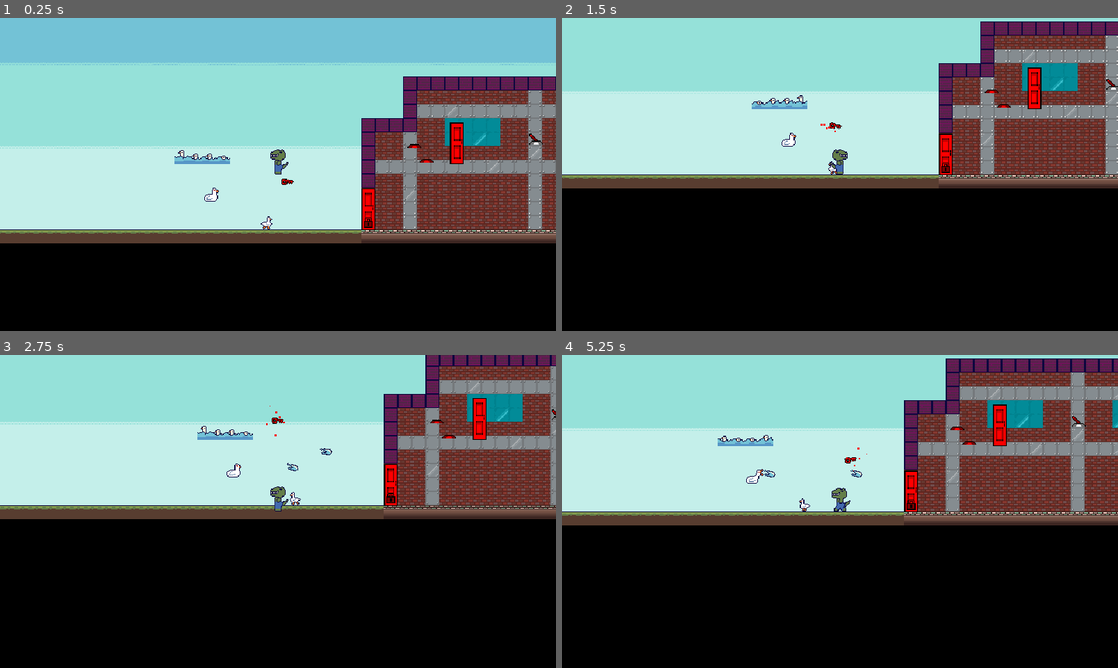
Above: before the commit, frames 1-4 (two rows, left to right).
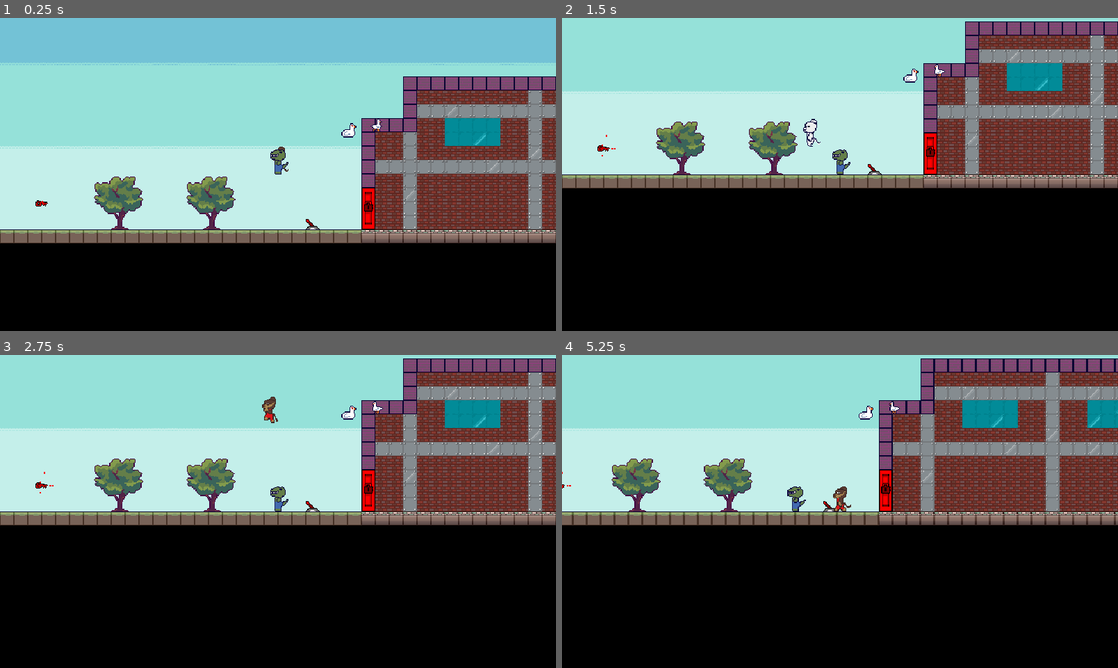
Above: after the commit, the same moments.

Repository: ColeWarden/trex_project
Game: Godot game, scene res://scenes/World.tscn
The game is run twice, just before and just after one commit, with the same random seed, the same clock (stepped at 60 frames per second) and the same inputs.
Inputs (mouse positions are in pixels of both pictures, inside the frame that each line leads up to):
- Up to frame 1 (0.25 s): no input
- Up to frame 2 (1.5 s): tap B at 0.5, 1.25 s; move the mouse to (962, 158) at 0.52 s; hold A (a) 0.53-1.28 s; tap D (d) at 0.8, 1.35 s; move the mouse to (728, 190) at 1.27 s
- Up to frame 3 (2.75 s): tap Space (space) at 1.55 s; tap B at 2 s; move the mouse to (333, 442) at 2.02 s; hold Space (space) from 2.03 s (still down); tap A (a) at 2.3 s
- Up to frame 4 (5.25 s): tap B at 2.75, 3.5, 4.25 s; move the mouse to (812, 574) at 2.77 s; release Space (space) at 2.78 s; tap A (a) at 2.85, 4.55 s; tap D (d) at 3.05 s; move the mouse to (1006, 558) at 3.52 s; hold D (d) 3.53-4.28 s; tap Space (space) at 3.8, 4.35 s; move the mouse to (673, 464) at 4.27 s; move the mouse to (867, 511) at 5.02 s; hold A (a) from 5.03 s (still down)

The runs differ from the first frame. In frame 1, 8.2% of the frame differs, in the area x 0-100%, y 18-72%; in frame 2, 15%; in frame 3, 22%, in the area x 0-100%, y 0-55%; in frame 4, 18%.

Commit message:
added player death and respawn
added checkpoints

Diff:
--- a/project.godot
+++ b/project.godot
@@ -9,6 +9,11 @@
 config_version=4
 
 _global_script_classes=[ {
+"base": "Node2D",
+"class": "Checkpoint",
+"language": "GDScript",
+"path": "res://scenes/interactables/Checkpoint.gd"
+}, {
 "base": "InputInteractable",
 "class": "Door",
 "language": "GDScript",
@@ -65,6 +70,7 @@
 "path": "res://scenes/interactables/target/target.gd"
 } ]
 _global_script_class_icons={
+"Checkpoint": "",
 "Door": "",
 "FloorButton": "",
 "InputInteractable": "",
--- /dev/null
+++ b/scenes/Camera2D.gd
@@ -0,0 +1,32 @@
+extends Camera2D
+
+var players: Array = []
+onready var hurtAreas: Array = [$HurtArea, $HurtArea2, $HurtArea3, $HurtArea4]
+
+
+
+func _ready() -> void:
+	set_hurt_boundaries_active(false)
+
+
+func set_hurt_boundaries_active(value: bool)-> void:
+	for hurtArea in hurtAreas:
+		hurtArea.monitorable = value
+
+
+func get_group_nodes(group: String)-> Array:
+	return get_tree().get_nodes_in_group(group)
+
+
+func _process(delta: float) -> void:
+	if players.empty():
+		players = get_group_nodes("player")
+		return
+
+	var to_pos: Vector2 = Vector2.ZERO
+	for player in players:
+		var player_pos: Vector2 = player.global_position
+		if to_pos.x < player_pos.x:
+			to_pos = player_pos
+
+	global_position = to_pos
--- a/scenes/World.tscn
+++ b/scenes/World.tscn
@@ -7,16 +7,14 @@
 [ext_resource path="res://resources/tiles/dirt.png" type="Texture" id=5]
 [ext_resource path="res://resources/tiles/grass.png" type="Texture" id=6]
 [ext_resource path="res://scenes/interactables/lever/Lever.tscn" type="PackedScene" id=7]
-[ext_resource path="res://scenes/interactables/door/Door.tscn" type="PackedScene" id=8]
+[ext_resource path="res://scenes/interactables/Checkpoint.tscn" type="PackedScene" id=8]
 [ext_resource path="res://scenes/CollisionMap.gd" type="Script" id=9]
-[ext_resource path="res://scenes/platform.gd" type="Script" id=10]
-[ext_resource path="res://scenes/interactables/button/Button.tscn" type="PackedScene" id=11]
+[ext_resource path="res://scenes/Camera2D.gd" type="Script" id=10]
+[ext_resource path="res://scenes/areas/HurtArea.tscn" type="PackedScene" id=11]
 [ext_resource path="res://scenes/interactables/key/Key.tscn" type="PackedScene" id=12]
 [ext_resource path="res://scenes/interactables/locked_door/LockedDoor.tscn" type="PackedScene" id=13]
 [ext_resource path="res://resources/tiles/sheet0.png" type="Texture" id=14]
-[ext_resource path="res://resources/enviroment/clouds.png" type="Texture" id=15]
 [ext_resource path="res://resources/tiles/sky.png" type="Texture" id=16]
-[ext_resource path="res://scenes/enemy/tile_goose/TileGoose.tscn" type="PackedScene" id=17]
 [ext_resource path="res://resources/interactables/door/door1.png" type="Texture" id=18]
 [ext_resource path="res://scenes/enemy/walking_goose/WalkingGoose.tscn" type="PackedScene" id=19]
 [ext_resource path="res://scenes/enemy/projectile_goose/ProjectileGoose.tscn" type="PackedScene" id=20]
@@ -176,9 +174,66 @@
 0/z_index = 0
 
 [sub_resource type="RectangleShape2D" id=10]
-extents = Vector2( 26.5, 3 )
+extents = Vector2( 323.5, 10 )
+
+[sub_resource type="Animation" id=12]
+length = 0.001
+tracks/0/type = "value"
+tracks/0/path = NodePath("CanvasLayer/Retry:color")
+tracks/0/interp = 1
+tracks/0/loop_wrap = true
+tracks/0/imported = false
+tracks/0/enabled = true
+tracks/0/keys = {
+"times": PoolRealArray( 0 ),
+"transitions": PoolRealArray( 1 ),
+"update": 0,
+"values": [ Color( 0.180392, 0.176471, 0.235294, 0 ) ]
+}
+tracks/1/type = "value"
+tracks/1/path = NodePath("CanvasLayer/Retry/HBoxContainer/Label:percent_visible")
+tracks/1/interp = 1
+tracks/1/loop_wrap = true
+tracks/1/imported = false
+tracks/1/enabled = true
+tracks/1/keys = {
+"times": PoolRealArray( 0 ),
+"transitions": PoolRealArray( 1 ),
+"update": 0,
+"values": [ 0.0 ]
+}
+
+[sub_resource type="Animation" id=11]
+resource_name = "retry"
+length = 5.0
+step = 0.5
+tracks/0/type = "value"
+tracks/0/path = NodePath("CanvasLayer/Retry:color")
+tracks/0/interp = 1
+tracks/0/loop_wrap = true
+tracks/0/imported = false
+tracks/0/enabled = true
+tracks/0/keys = {
+"times": PoolRealArray( 0, 1.5, 2 ),
+"transitions": PoolRealArray( 1, 1, 1 ),
+"update": 0,
+"values": [ Color( 0.180392, 0.176471, 0.235294, 0 ), Color( 0.180392, 0.176471, 0.235294, 0 ), Color( 0.0392157, 0.027451, 0.239216, 0.564706 ) ]
+}
+tracks/1/type = "value"
+tracks/1/path = NodePath("CanvasLayer/Retry/HBoxContainer/Label:percent_visible")
+tracks/1/interp = 1
+tracks/1/loop_wrap = true
+tracks/1/imported = false
+tracks/1/enabled = true
+tracks/1/keys = {
+"times": PoolRealArray( 0, 2, 3 ),
+"transitions": PoolRealArray( 1, 1, 1 ),
+"update": 0,
+"values": [ 0.0, 0.0, 1.0 ]
+}
 
 [node name="World" type="Node2D" groups=["world"]]
+pause_mode = 2
 script = ExtResource( 1 )
 
 [node name="DecorMap" type="TileMap" parent="."]
@@ -190,84 +245,50 @@
 tile_data = PoolIntArray( -3473408, 6, 1, -3473407, 6, 1, -3473406, 6, 1, -3473405, 6, 1, -3473404, 6, 1, -3473403, 6,  …(139285 unchanged characters)…
 
 [node name="CollisionMap" type="TileMap" parent="." groups=["collisionMap"]]
-visible = false
 modulate = Color( 1, 1, 1, 0.192157 )
 tile_set = SubResource( 7 )
 cell_size = Vector2( 16, 16 )
 collision_mask = 0
 format = 1
-tile_data = PoolIntArray( 0, 1, 0, 1, 1, 0, 2, 1, 0, 3, 1, 0 …(2516 unchanged characters)… 1, 0, 4, 589885, 0, 4, 589903, 0, 4, 655382, 0, 0, 655385, 0, 0, 655418, 0, 4, 655419, 0, 4, 655421, 0, 4, 6 …(1252 unchanged characters)…
+tile_data = PoolIntArray( 0, 1, 0, 1, 1, 0, 2, 1, 0, 3, 1, 0 …(2516 unchanged characters)… 1, 0, 4, 589885, 0, 4, 589903, 0, 4, 655418, 0, 4, 655419, 0, 4, 655421, 0, 4, 6 …(1252 unchanged characters)…
 script = ExtResource( 9 )
 
 [node name="YSort" type="YSort" parent="."]
+pause_mode = 1
 
 [node name="Lever" parent="YSort" instance=ExtResource( 7 )]
-position = Vector2( 697, 78 )
+position = Vector2( 440, 176 )
 color_mode = 0
 output_key = "apple"
 
-[node name="Button" parent="YSort" instance=ExtResource( 11 )]
-position = Vector2( 557, 82 )
-color_mode = 0
-output_key = "door0"
-
-[node name="Button2" parent="YSort" instance=ExtResource( 11 )]
-position = Vector2( 571, 99 )
-color_mode = 0
-output_key = "door0"
-
-[node name="Node2D" type="Node2D" parent="YSort"]
-visible = false
-position = Vector2( 131, -17 )
-script = ExtResource( 10 )
-
-[node name="KinematicBody2D" type="KinematicBody2D" parent="YSort/Node2D"]
-collision_mask = 0
-
-[node name="CollisionShape2D" type="CollisionShape2D" parent="YSort/Node2D/KinematicBody2D"]
-shape = SubResource( 10 )
-
 [node name="Key" parent="YSort" instance=ExtResource( 12 )]
-position = Vector2( 411, 129 )
+position = Vector2( 128, 154 )
 output_key = "apple"
 
 [node name="LockedDoor" parent="YSort" instance=ExtResource( 13 )]
-position = Vector2( 504, 168 )
+position = Vector2( 504, 149 )
 input_key = "apple"
 door_tiles = PoolVector2Array( 31, 10, 31, 9, 31, 8 )
 
 [node name="Sprite" parent="YSort/LockedDoor" index="0"]
-position = Vector2( 0, -15 )
+position = Vector2( 0, 3 )
 texture = ExtResource( 18 )
 
-[node name="TileGoose" parent="YSort" instance=ExtResource( 17 )]
-position = Vector2( 321, 101 )
-
-[node name="TileGoose2" parent="YSort" instance=ExtResource( 17 )]
-position = Vector2( 305, 101 )
-
-[node name="TileGoose3" parent="YSort" instance=ExtResource( 17 )]
-position = Vector2( 289, 101 )
-
-[node name="TileGoose4" parent="YSort" instance=ExtResource( 17 )]
-position = Vector2( 337, 101 )
-
-[node name="Door" parent="YSort" instance=ExtResource( 8 )]
-position = Vector2( 606, 96 )
-input_key = "door0"
-door_tiles = PoolVector2Array( 31, 10, 31, 9, 31, 8 )
-
-[node name="Sprite" parent="YSort/Door" index="0"]
-modulate = Color( 1, 0, 0, 1 )
-position = Vector2( 0, -19 )
-texture = ExtResource( 18 )
-
 [node name="WalkingGoose" parent="YSort" instance=ExtResource( 19 )]
-position = Vector2( 381, 176 )
+position = Vector2( 506, 64 )
 speed = 100.0
 
 [node name="ProjectileGoose" parent="YSort" instance=ExtResource( 20 )]
-position = Vector2( 324, 145 )
+position = Vector2( 482, 71 )
+
+[node name="Checkpoint" parent="YSort" instance=ExtResource( 8 )]
+position = Vector2( 217, 176 )
+
+[node name="Checkpoint2" parent="YSort" instance=ExtResource( 8 )]
+position = Vector2( 323, 176 )
+
+[node name="HurtArea" parent="YSort" instance=ExtResource( 11 )]
+position = Vector2( 346, 169 )
 
 [node name="DontTouch" type="Node2D" parent="."]
 z_index = -1
@@ -286,14 +307,85 @@
 margin_bottom = 1259.0
 color = Color( 0, 0, 0, 1 )
 
+[node name="ColorRect3" type="ColorRect" parent="DontTouch"]
+margin_left = -418.0
+margin_top = -734.0
+margin_right = 5056.0
+margin_bottom = 1259.0
+color = Color( 0, 0, 0, 1 )
+
+[node name="Camera2D" type="Camera2D" parent="."]
+position = Vector2( 251, 65 )
+current = true
+script = ExtResource( 10 )
+
+[node name="HurtArea" parent="Camera2D" instance=ExtResource( 11 )]
+monitoring = false
+
+[node name="CollisionShape2D" parent="Camera2D/HurtArea" index="0"]
+position = Vector2( -1.5, -193 )
+shape = SubResource( 10 )
+
+[node name="HurtArea2" parent="Camera2D" instance=ExtResource( 11 )]
+rotation = 3.14159
+
+[node name="CollisionShape2D" parent="Camera2D/HurtArea2" index="0"]
+position = Vector2( -1.5, -193 )
+shape = SubResource( 10 )
+
+[node name="HurtArea3" parent="Camera2D" instance=ExtResource( 11 )]
+rotation = 1.5708
+
+[node name="CollisionShape2D" parent="Camera2D/HurtArea3" index="0"]
+position = Vector2( -1, -333 )
+shape = SubResource( 10 )
+
+[node name="HurtArea4" parent="Camera2D" instance=ExtResource( 11 )]
+rotation = -1.5708
+
+[node name="CollisionShape2D" parent="Camera2D/HurtArea4" index="0"]
+position = Vector2( -1, -333 )
+shape = SubResource( 10 )
+
+[node name="AnimationPlayer" type="AnimationPlayer" parent="."]
+pause_mode = 2
+anims/RESET = SubResource( 12 )
+anims/retry = SubResource( 11 )
+
 [node name="CanvasLayer" type="CanvasLayer" parent="."]
-follow_viewport_enable = true
-
-[node name="TextureRect" type="TextureRect" parent="CanvasLayer"]
-visible = false
-margin_right = 40.0
-margin_bottom = 40.0
-texture = ExtResource( 15 )
+
+[node name="Retry" type="ColorRect" parent="CanvasLayer"]
+anchor_right = 1.0
+anchor_bottom = 1.0
+color = Color( 0.180392, 0.176471, 0.235294, 0 )
+
+[node name="HBoxContainer" type="HBoxContainer" parent="CanvasLayer/Retry"]
+anchor_right = 1.0
+anchor_bottom = 1.0
+
+[node name="Control" type="Control" parent="CanvasLayer/Retry/HBoxContainer"]
+margin_right = 218.0
+margin_bottom = 360.0
+size_flags_horizontal = 3
+
+[node name="Label" type="Label" parent="CanvasLayer/Retry/HBoxContainer"]
+margin_left = 222.0
+margin_top = 173.0
+margin_right = 417.0
+margin_bottom = 187.0
+text = "Press 'B' or 'Space' to continue"
+align = 1
+valign = 1
+percent_visible = 0.0
+
+[node name="Control2" type="Control" parent="CanvasLayer/Retry/HBoxContainer"]
+margin_left = 421.0
+margin_right = 640.0
+margin_bottom = 360.0
+size_flags_horizontal = 3
 
 [editable path="YSort/LockedDoor"]
-[editable path="YSort/Door"]
+[editable path="Camera2D/HurtArea"]
+[editable path="Camera2D/HurtArea2"]
+[editable path="Camera2D/HurtArea3"]
+[editable path="Camera2D/HurtArea4"]
--- /dev/null
+++ b/scenes/interactables/Checkpoint.gd
@@ -0,0 +1,25 @@
+class_name Checkpoint
+extends Node2D
+
+
+var current_checkpoint: bool = false
+
+func _ready() -> void:
+	pass # Replace with function body.
+
+
+func set_current_checkpoint()-> void:
+	var checkpoints: Array = get_group_nodes("checkpoint")
+	for checkpoint in checkpoints:
+		checkpoint.current_checkpoint = false
+		checkpoint.modulate.a = 1.0
+	current_checkpoint = true
+	modulate.a = 4.0
+
+
+func get_group_nodes(group: String)-> Array:
+	return get_tree().get_nodes_in_group(group)
+
+
+func _on_HurtArea_area_entered(area: Area2D) -> void:
+	set_current_checkpoint()
--- /dev/null
+++ b/scenes/interactables/Checkpoint.tscn
@@ -0,0 +1,26 @@
+[gd_scene load_steps=5 format=2]
+
+[ext_resource path="res://scenes/interactables/Checkpoint.gd" type="Script" id=1]
+[ext_resource path="res://scenes/areas/HurtArea.tscn" type="PackedScene" id=2]
+[ext_resource path="res://resources/enviroment/tree0.png" type="Texture" id=3]
+
+[sub_resource type="RectangleShape2D" id=1]
+extents = Vector2( 10, 41.5 )
+
+[node name="Checkpoint" type="Node2D" groups=["checkpoint"]]
+script = ExtResource( 1 )
+
+[node name="HurtArea" parent="." instance=ExtResource( 2 )]
+position = Vector2( 0, -15 )
+
+[node name="CollisionShape2D" parent="HurtArea" index="0"]
+position = Vector2( 0, -26.5 )
+shape = SubResource( 1 )
+
+[node name="Sprite" type="Sprite" parent="."]
+position = Vector2( -2, -32 )
+texture = ExtResource( 3 )
+
+[connection signal="area_entered" from="HurtArea" to="." method="_on_HurtArea_area_entered"]
+
+[editable path="HurtArea"]
--- a/scenes/player/Player.tscn
+++ b/scenes/player/Player.tscn
@@ -123,7 +123,7 @@
 resource_local_to_scene = true
 radius = 10.0499
 
-[node name="Player" type="KinematicBody2D"]
+[node name="Player" type="KinematicBody2D" groups=["player"]]
 collision_layer = 0
 script = ExtResource( 2 )
 
@@ -136,9 +136,6 @@
 [node name="CollisionShape2D" type="CollisionShape2D" parent="."]
 position = Vector2( 0, -6 )
 shape = SubResource( 6 )
-
-[node name="Camera2D" type="Camera2D" parent="."]
-current = true
 
 [node name="AnimationPlayer" type="AnimationPlayer" parent="."]
 anims/RESET = SubResource( 2 )
--- a/scenes/player/player.gd
+++ b/scenes/player/player.gd
@@ -1,5 +1,7 @@
 class_name Player
 extends KinematicBody2D
+
+signal die(_self)
 
 enum ANIM {
 	IDLE,
@@ -24,7 +26,6 @@
 var animation_state: int = ANIM.IDLE
 var jump_button_held: bool = false
 var double_jump_ready: bool = false
-var jump_timer: float = 0.0
 
 onready var sprite: Sprite = $Sprite
 onready var collisionShape2D: CollisionShape2D = $CollisionShape2D
@@ -35,11 +36,22 @@
 	animationPlayer.playback_speed = 10.0
 
 
+func reset()-> void:
+	set_animation(ANIM.IDLE)
+	velocity = Vector2.ZERO
+	double_jump_ready = false
+	jump_button_held = false
+
+
 func set_controller_id(value: int)-> void:
 	controller_id = value
 
 
 func _physics_process(delta: float) -> void:
+	if animation_state == ANIM.DEATH or animation_state == ANIM.GHOST:
+		global_position.y -= delta * 50.0
+		return
+
 	# Horz Movement
 	velocity.x = _calculate_horz_movement(velocity.x, delta)
 
@@ -51,11 +63,6 @@
 	velocity = Vector2(clamped_x, clamped_y)
 	velocity = move_and_slide(velocity, Vector2.UP, true)
 	global_position += velocity
-
-	if Input.is_action_just_pressed("space"):
-		var world: Node2D = get_tree().get_nodes_in_group("world").front()
-		var proj: Projectile = world.create_projectile(get_local_mouse_position(), 100.0)
-		proj.global_position = global_position
 
 
 func _calculate_horz_movement(velocity_x: float, delta: float)-> float:
@@ -155,5 +162,9 @@
 	set_animation(ANIM.GHOST)
 
 
-func _area_entered(area: Area2D) -> void:
-	_die()
+func _area_entered(area) -> void:
+	var parent = area.get_parent()
+	if parent is Checkpoint:
+		parent.set_current_checkpoint()
+	else:
+		emit_signal("die", self)
--- a/scenes/world.gd
+++ b/scenes/world.gd
@@ -1,26 +1,43 @@
 extends Node2D
+
+enum MODE {
+	IDLE,
+	RETRY,
+}
 
 const packedProjectile: PackedScene = preload("res://scenes/projectile/Projectile.tscn")
 
 var starting_pos: Vector2 = Vector2(400, 64)
 var devices: Array = []
+var mode: int = MODE.IDLE
 
 onready var packedPlayer: PackedScene = preload("res://scenes/player/Player.tscn")
 onready var ySort: YSort = $YSort
+onready var animationPlayer: AnimationPlayer = $AnimationPlayer
+
+func _ready() -> void:
+	_init_pause_modes()
+	devices = Input.get_connected_joypads()
+	devices.resize(2)
+	var keyboard_index: int = -1
+	for i in devices.size():
+		var inst: Node2D = packedPlayer.instance()
+		add_child(inst)
+		if i == 0:
+			inst.sprite.texture = load("res://resources/player/eddy.png")
+		else:
+			inst.sprite.texture = load("res://resources/player/rexy.png")
+		if devices[i] == null:
+			inst.set_controller_id(keyboard_index)
+			keyboard_index -= 1
+		else:
+			inst.set_controller_id(devices[i])
+		inst.global_position = starting_pos
+		inst.connect("die", self, "_player_died")
 
 
-func _ready() -> void:
-	devices = Input.get_connected_joypads()
-	if devices.empty():
-		var inst: Node2D = packedPlayer.instance()
-		add_child(inst)
-		inst.set_controller_id(-1)
-		inst.global_position = starting_pos
-	else:
-		var inst: Node2D = packedPlayer.instance()
-		add_child(inst)
-		inst.set_controller_id(devices[0])
-		inst.global_position = starting_pos
+func _init_pause_modes()-> void:
+	pause_mode = Node.PAUSE_MODE_PROCESS
 
 
 func get_ySort()-> YSort:
@@ -35,13 +52,59 @@
 	return inst
 
 
-## Called every frame. 'delta' is the elapsed time since the previous frame.
-#func _process(delta: float) -> void:
-#	pass
-#	for device in devices:
-#		print(device, ": ", sign(Input.get_joy_axis(device, JOY_ANALOG_LX)))
-	#var horz_velocity = sign(Input.get_action_strength("move_right") - Input.get_action_strength("move_left"))
-	#print(horz_velocity)
+func _player_died(player_id: Player)-> void:
+	player_id.pause_mode = Node.PAUSE_MODE_PROCESS
+	player_id._die()
+	ySort.pause_mode = Node.PAUSE_MODE_STOP
+	get_tree().paused = true
+	set_mode_retry()
 
-#func _input(event: InputEvent) -> void:
-#	print(event)
+
+func set_mode_retry()-> void:
+	mode = MODE.RETRY
+	animationPlayer.play("retry")
+	set_player_pause_mode(PAUSE_MODE_PROCESS)
+
+
+func set_mode_idle()-> void:
+	mode = MODE.IDLE
+	animationPlayer.play("RESET")
+	set_player_pause_mode(PAUSE_MODE_INHERIT)
+
+
+func set_player_pause_mode(pause: int)-> void:
+	var players: Array = get_group_nodes("player")
+	for player in players:
+		player.pause_mode = pause
+
+
+func get_group_nodes(group: String)-> Array:
+	return get_tree().get_nodes_in_group(group)
+
+
+func get_current_checkpoint()-> Checkpoint:
+	var checkpoints: Array = get_group_nodes("checkpoint")
+	for checkpoint in checkpoints:
+		if checkpoint.current_checkpoint:
+			return checkpoint
+	return null
+
+
+func _process(delta: float) -> void:
+	if mode == MODE.RETRY:
+		var players: Array = get_group_nodes("player")
+		for player in players:
+			if player._get_jump_input():
+				reset()
+
+func reset()-> void:
+	set_mode_idle()
+	var players: Array = get_group_nodes("player")
+	var check: Checkpoint = get_current_checkpoint()
+	var spawn_pos: Vector2 = starting_pos
+	if check:
+		spawn_pos = check.global_position
+
+	for player in players:
+		player.global_position = spawn_pos
+		player.reset()
